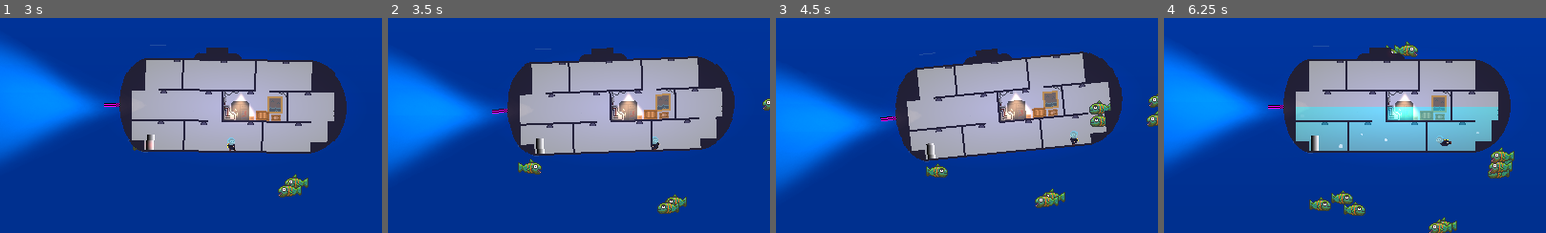
Above: before the commit, frames 1-4 (left to right).
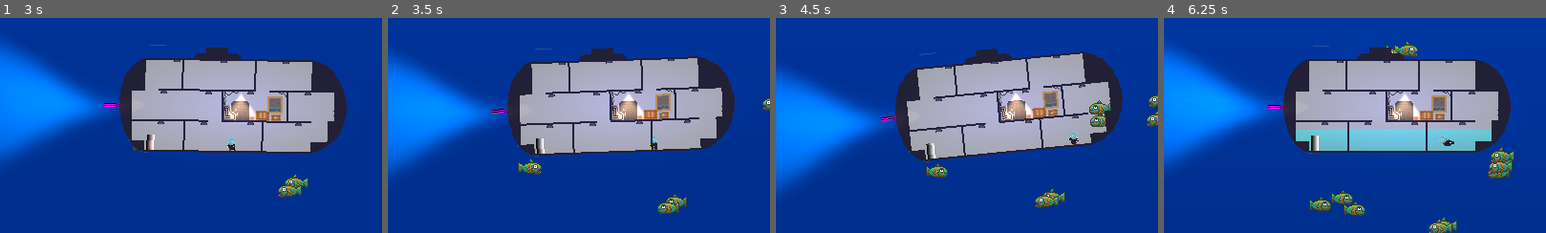
Above: after the commit, the same moments.

Repository: einmar/MalmoGameJam
Game: Godot game, scene res://scenes/sandbox/sasa_sandbox.tscn
Same seed, same stepped clock (60 frames per second), same inputs: the game is played once before the commit and once after it. The engine's default icon, where the game draws it, is replaced by a stand-in: a white triangle on a blue panel in a dark square.
Inputs:
- Up to frame 1 (3 s): hold D (player1_right) 0.53-2.03 s; tap W (player1_up) at 0.77, 1.52 s; hold A (player1_left) 2.03-2.78 s; hold D (player1_right) from 2.78 s (still down)
- Up to frame 2 (3.5 s): keep holding D (player1_right); tap W (player1_up) at 3.02 s
- Up to frame 3 (4.5 s): tap W (player1_up) at 3.77 s; release D (player1_right) at 4.28 s; hold A (player1_left) from 4.28 s (still down)
- Up to frame 4 (6.25 s): tap W (player1_up) at 4.52, 6.02 s; release A (player1_left) at 5.03 s; hold D (player1_right) 5.03-5.78 s; hold A (player1_left) from 5.78 s (still down)
The pictures show only the part of the screen within x 20-70%, y 29-79%; the shares and areas given below are measured in that part.

Frame 1 is identical in both runs. In frame 2, less than 0.1% of the frame differs, in the area x 68-72%, y 54-62%; in frame 3, less than 0.1%; in frame 4, 5.0%, in the area x 34-88%, y 41-61%.

Commit message:
swim movement

Diff:
--- a/scenes/player/player.gd
+++ b/scenes/player/player.gd
@@ -19,23 +19,22 @@
 		velocity += get_gravity() * delta
 
 	if _active_station == null:
-		# Handle jump.
 
-		if Input.is_action_just_pressed("player{i}_jump".format({"i":player_index})) and is_on_floor():
+		if Input.is_action_just_pressed(input_key("jump")) and is_on_floor() and not in_water:
 			velocity.y = JUMP_VELOCITY
 
-		# Get the input direction and handle the movement/deceleration.
-		# As good practice, you should replace UI actions with custom gameplay actions.
-		var direction := Input.get_axis(
-			"player{i}_left".format({"i":player_index}),
-			"player{i}_right".format({"i":player_index}),
-		)
+		var direction := Input.get_axis(input_key("left"), input_key("right"))
 		if direction:
 			velocity.x = direction * SPEED
 		else:
 			velocity.x = move_toward(velocity.x, 0, SPEED)
+
+		var vertical_direction = Input.get_axis(input_key("up"),input_key("down"))
+		if vertical_direction and in_water:
+			velocity.y = vertical_direction * SPEED
 	animate()
-
+	if in_water:
+		velocity = velocity / 2.0
 	move_and_slide()
 
 func animate() -> void:
@@ -46,7 +45,7 @@
 
 	var idle = is_on_floor() and is_zero_approx(velocity.x)
 	var swim_idle = in_water and is_zero_approx(velocity.x)
-	var jumping = Input.is_action_just_pressed("player{i}_jump".format({"i":player_index})) and is_on_floor()
+	var jumping = Input.is_action_just_pressed(input_key("jump")) and is_on_floor()
 
 	if interataction_stopped:
 		if sprite_animated.animation == "interaction_back_stop":
